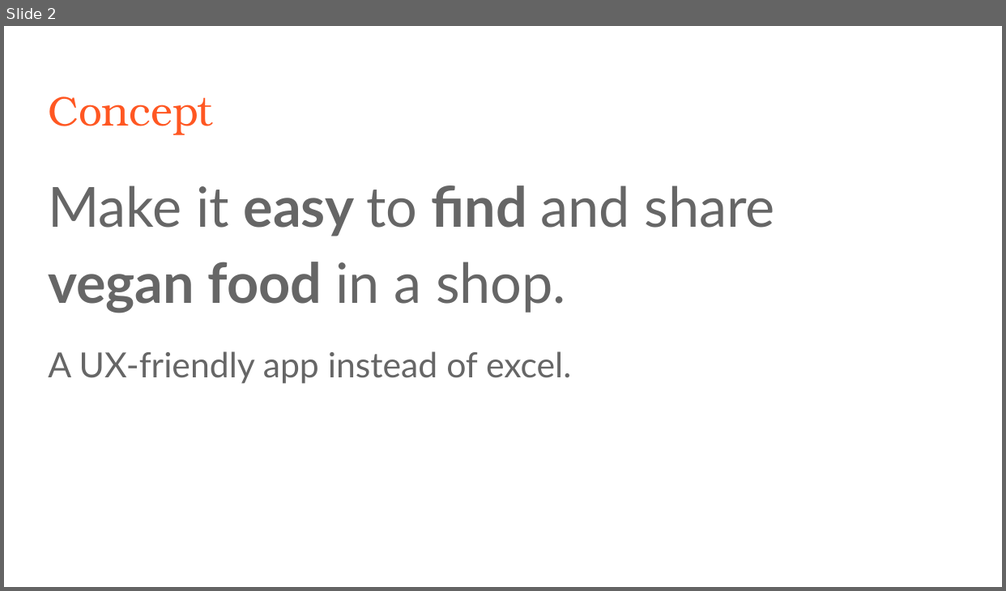
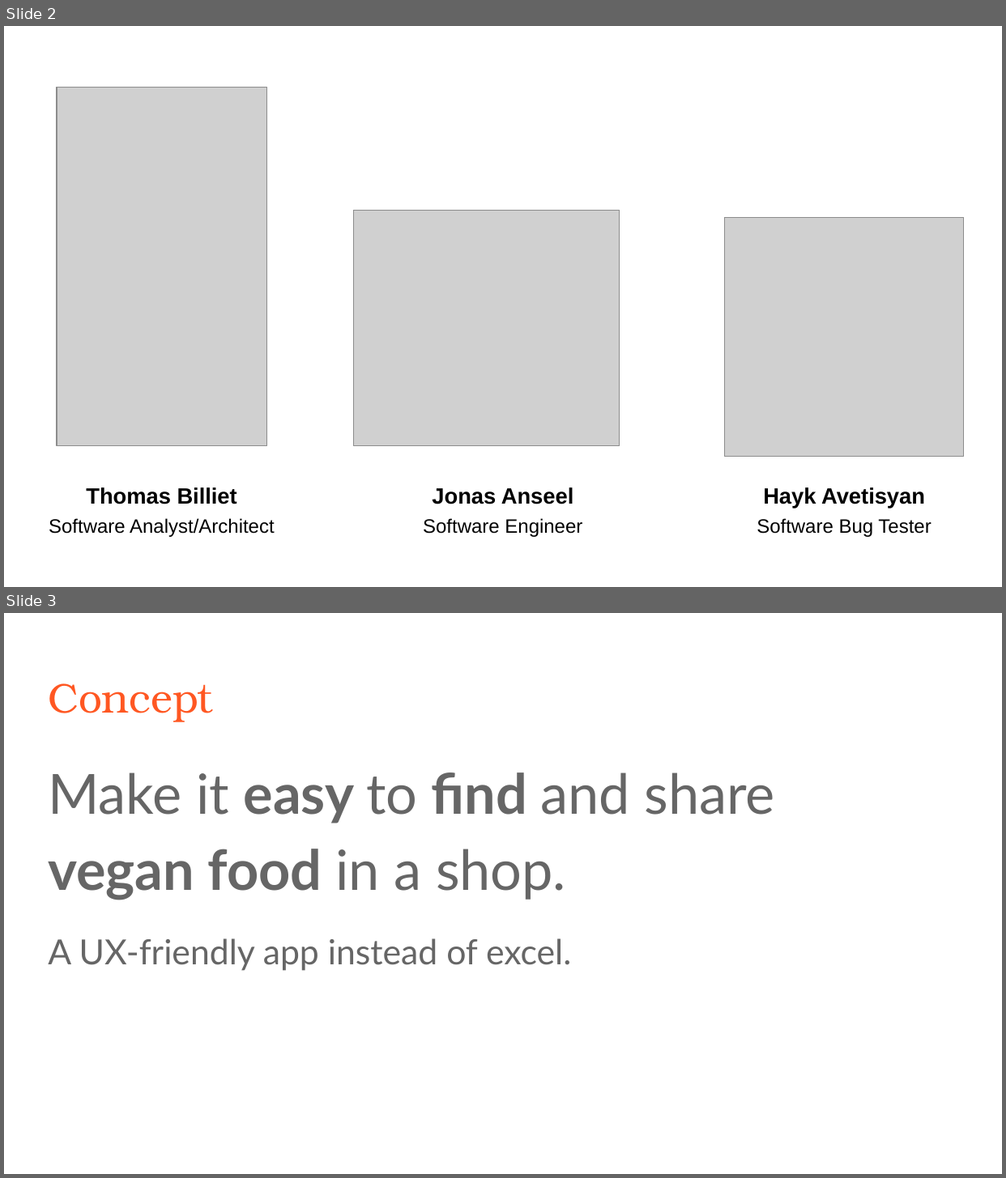
Before and after one commit to JodusNodus/vegapp, a slide deck: presentation/NativeMobileApps_VeganFoodFinder.pptx. Shown one above the other, each under a label of ours: slide 2 before the commit, slides 2 and 3 after it. The pictures are 1006x591 and 1006x1178 pixels, drawn with LibreOffice and Linux fonts; fonts in the diff are those of the drawing; grey boxes stand for pictures. Boxes give left, top, right and bottom in pixels: in the first picture for what was removed or moved away, otherwise in the second. Text is boxed around its words. In the diff, an @@ line names an element or a change of style, - is before the commit and + after.

```diff
--- a/presentation/NativeMobileApps_VeganFoodFinder.pptx
+++ b/presentation/NativeMobileApps_VeganFoodFinder.pptx
@@ slide 2 added at <box>4,26,1002,587</box>, background #FFFFFF @@
@@ picture added at <box>57,88,266,446</box> @@
@@ picture added at <box>353,210,620,445</box> @@
@@ picture added at <box>725,218,964,457</box> @@
@@ subtitle added at <box>49,488,275,537</box>, 14 pt, text #000000 @@
+Thomas Billiet
+Software Analyst/Architect
@@ subtitle added at <box>423,488,582,537</box>, 14 pt, text #000000 @@
+Jonas Anseel
+Software Engineer
@@ subtitle added at <box>756,488,931,537</box>, 14 pt, text #000000 @@
+Hayk Avetisyan
+Software Bug Tester
@@ what was slide 2 is now slide 3 @@
```
Also in this commit, not shown: 1 slide changed, 1 other slide added, 1 slide removed.
